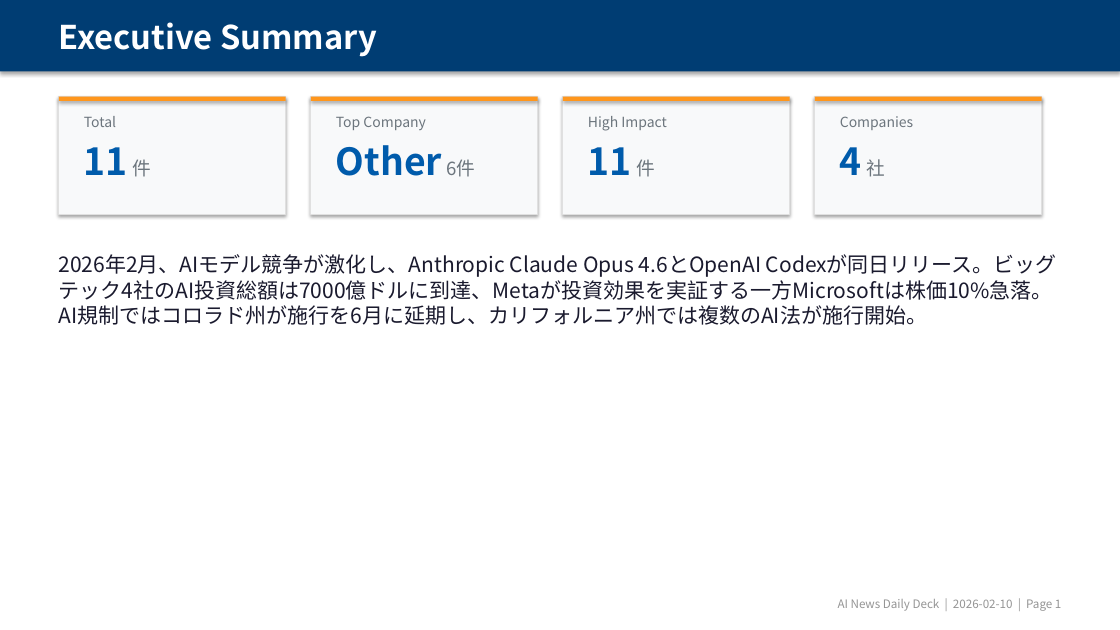
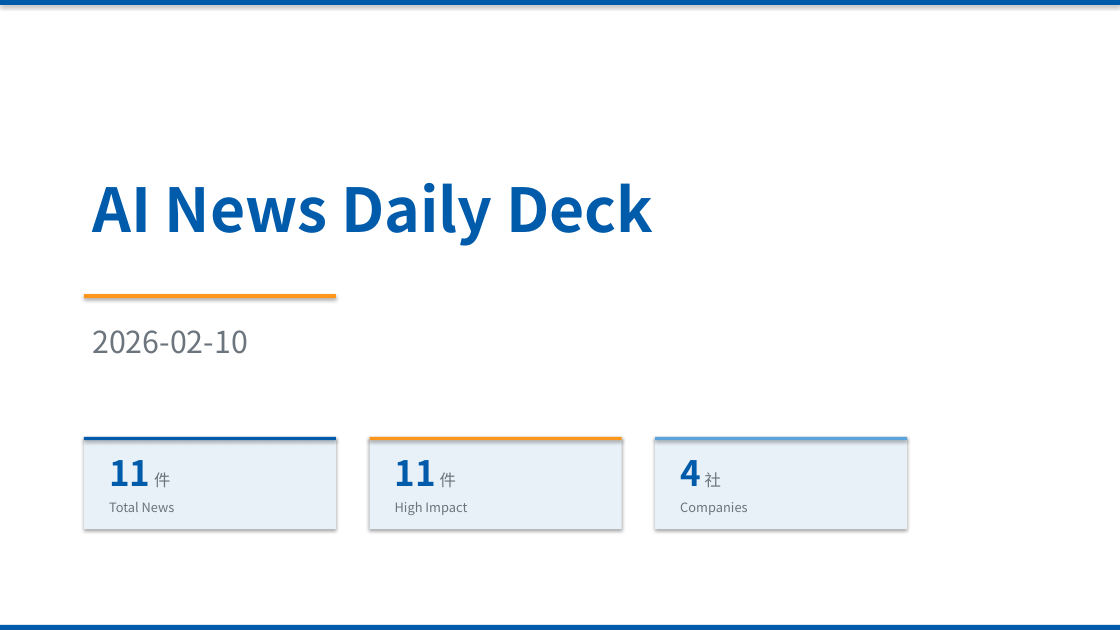
Before and after one commit to chel2311/ai-news-deck-reports, a slide deck: slide 1 of 2026-02-10/report.pptx (slide 2 before the commit). Drawn at 1120x630 pixels with LibreOffice and Linux fonts; fonts in the diff are those of the drawing. Boxes give left, top, right and bottom in pixels: in the first picture for what was removed or moved away, otherwise in the second. Text is boxed around its words. In the diff, an @@ line names an element or a change of style, - is before the commit and + after.

```diff
--- a/2026-02-10/report.pptx
+++ b/2026-02-10/report.pptx
@@ rectangle: place and size @@
-rectangle at [0, 0, 1120, 71]
+rectangle at [0, 0, 1120, 5]
@@ rectangle at [0, 0, 1120, 5]: fill #003D73 to #005BAB @@
@@ text removed at [59, 22, 377, 57] @@
-Executive Summary
@@ rectangle removed at [59, 97, 286, 214] @@
@@ rectangle removed at [311, 97, 538, 214] @@
@@ text removed at [336, 116, 425, 130] @@
-Top Company
@@ rectangle removed at [563, 97, 790, 214] @@
@@ rectangle removed at [563, 97, 790, 101] @@
@@ rectangle removed at [815, 97, 1042, 214] @@
@@ rectangle removed at [815, 97, 1042, 101] @@
@@ text removed at [336, 145, 475, 177] @@
-Other 6件
@@ text at [92, 183, 653, 246]: text changed; size 10 to 52 pt; text colour #959595 to #005BAB; bold on @@
-AI News Daily Deck | 2026-02-10 | Page 1
+AI News Daily Deck
@@ text removed at [59, 254, 1057, 325] @@
-2026年2月、AIモデル競争が激化し、Anthropic Claude Opus 4.6とOpenAI Codexが同日リリース。ビッグテック4社のAI投資総額は7000億ドルに到達、Metaが投資効果を実証する一方Microsoftは株価10%急落。AI規制ではコロラド州が施行を6月に延期し、カリフォルニア州では複数のAI法が施行開始。
@@ rectangle: place and size @@
-rectangle at [59, 97, 286, 101]
+rectangle at [84, 294, 336, 298]
@@ text added at [92, 330, 248, 354], 26 pt, text #6C757D @@
+2026-02-10
@@ rectangle added at [84, 437, 336, 529], fill #E8F1F8 @@
@@ rectangle added at [84, 437, 336, 440], fill #005BAB @@
@@ text "11 件": place and size @@
-text "11 件" at [84, 147, 151, 177]
+text "11 件" at [109, 460, 170, 487]
@@ text "11 件" at [109, 460, 170, 487]: size 32 to 30 pt in "11"; size 16 to 14 pt in "件" @@
@@ rectangle: place and size @@
-rectangle at [311, 97, 538, 101]
+rectangle at [370, 437, 622, 440]
@@ rectangle added at [370, 437, 622, 529], fill #E8F1F8 @@
@@ text "11 件" at [395, 460, 456, 487]: size 32 to 30 pt in "11"; size 16 to 14 pt in "件" @@
@@ text "11 件": place and size @@
-text "11 件" at [588, 147, 655, 177]
+text "11 件" at [395, 460, 456, 487]
@@ rectangle added at [655, 437, 907, 529], fill #E8F1F8 @@
@@ rectangle added at [655, 437, 907, 440], fill #5BA4D9 @@
@@ text "4 社": place and size @@
-text "4 社" at [840, 147, 885, 177]
+text "4 社" at [680, 460, 721, 487]
@@ text "4 社" at [680, 460, 721, 487]: size 32 to 30 pt in "4"; size 16 to 14 pt in "社" @@
@@ text at [109, 502, 175, 512]: text changed; size 12 to 11 pt @@
-Total
+Total News
@@ text "High Impact": place and size @@
-text "High Impact" at [588, 116, 667, 131]
+text "High Impact" at [395, 502, 467, 515]
@@ text "High Impact" at [395, 502, 467, 515]: size 12 to 11 pt @@
@@ text "Companies" at [680, 502, 747, 515]: size 12 to 11 pt @@
@@ text "Companies": place and size @@
-text "Companies" at [840, 116, 913, 130]
+text "Companies" at [680, 502, 747, 515]
@@ rectangle added at [0, 625, 1120, 630], fill #005BAB @@
```
Also in this commit, not shown: 3 other slides changed, 6 slides added, 11 slides removed, 10 other files.
